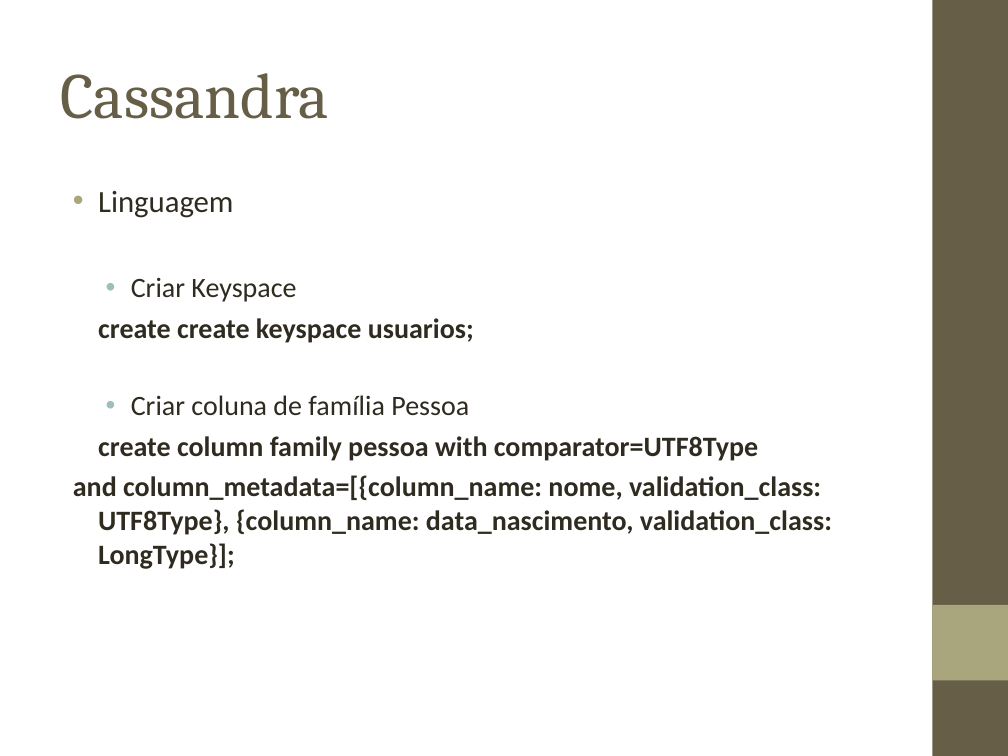
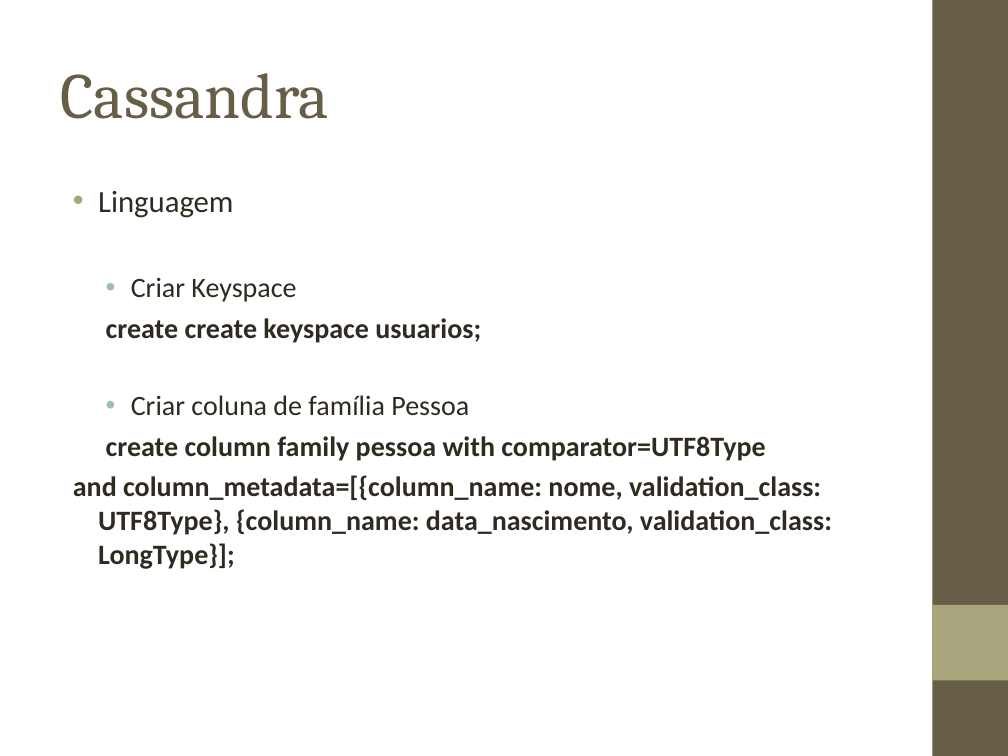
Before and after one commit to biacpaixao/Projeto_Final, a slide deck: slide 15 of apresentacao_projeto_final.ppt (slide 14 before the commit). Drawn at 1008x756 pixels with LibreOffice and Linux fonts; fonts in the diff are those of the drawing; background and template pictures are left out. Boxes give left, top, right and bottom in pixels: in the first picture for what was removed or moved away, otherwise in the second. Text is boxed around its words. In the diff, an @@ line names an element or a change of style, - is before the commit and + after.

Commit message:
apresentacao cassandra

```diff
--- a/apresentacao_projeto_final.ppt
+++ b/apresentacao_projeto_final.ppt
@@ text at [106, 318, 765, 461]: list level 1 to 2 in "create create keyspace usuarios;"; list level 1 to 2 in "create column family pessoa with ..." @@
```
Also in this commit, not shown: 2 other slides changed, 2 slides added.
